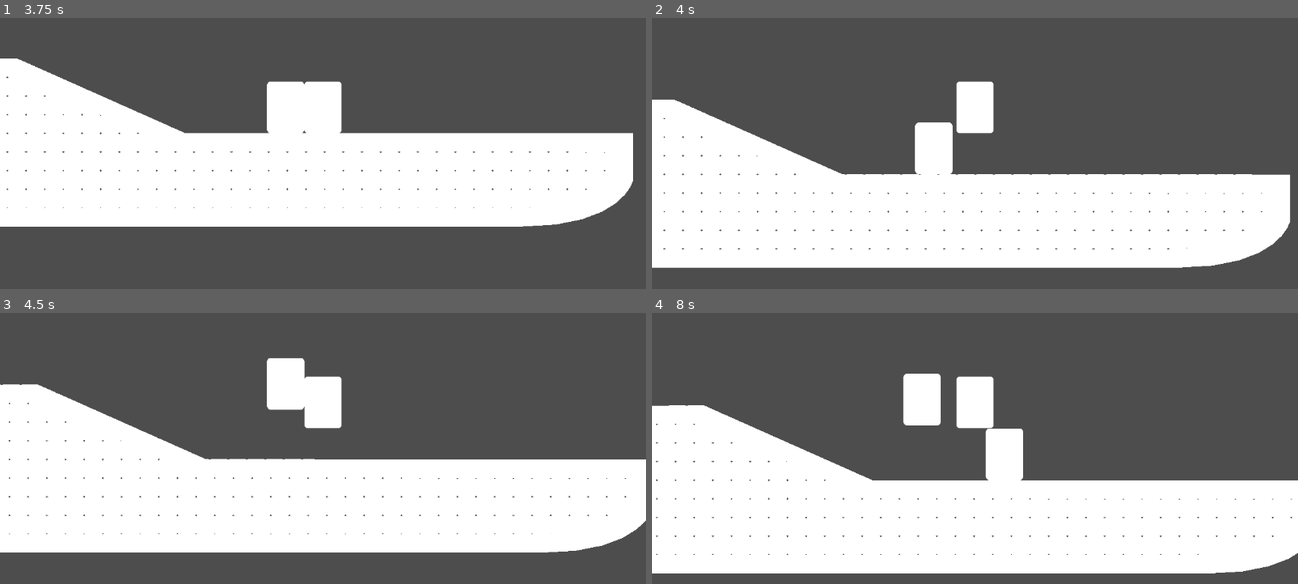
Above: before the commit, frames 1-4 (two rows, left to right).
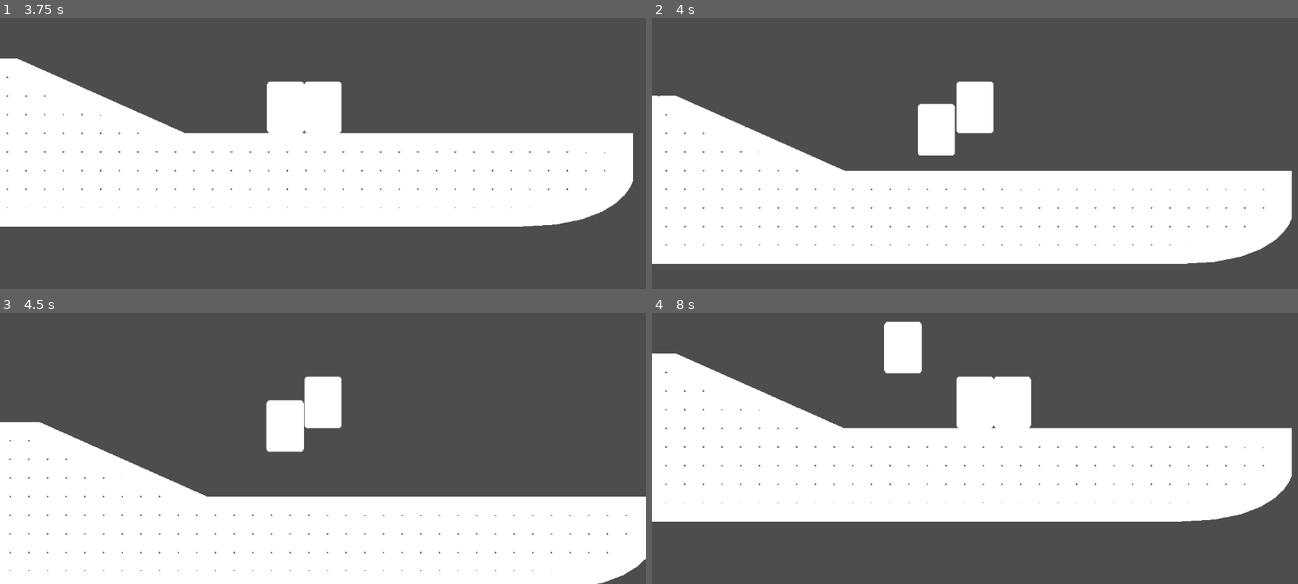
Above: after the commit, the same moments.

Repository: yourname3/jf-s25
Game: Godot game, scene res://level/level.tscn
The game is run twice, just before and just after one commit, with the same random seed, the same clock (stepped at 60 frames per second) and the same inputs.
Inputs (mouse positions are in pixels of both pictures, inside the frame that each line leads up to):
- Up to frame 1 (3.75 s): tap Enter at 0.5 s; move the mouse to (290, 180) at 0.52 s; hold D (right) 0.53-1.25 s; tap Z (clone) at 0.6, 2.3 s; click (290, 180) at 0.67 s; tap Space (jump) at 0.77 s; drag from (516, 161) to (290, 180) at 1.27 s; move the mouse to (129, 53) at 2.02 s; hold A (left) 2.03-2.75 s; hold Alt 2.03-2.75 s; drag from (355, 107) to (129, 53) at 2.77 s; move the mouse to (outside the picture) at 3.52 s; hold A (left) from 3.53 s (still down); hold Ctrl from 3.53 s (still down)
- Up to frame 2 (4 s): keep holding A (left); keep holding Ctrl; tap Space (jump) at 3.77 s; tap Z (clone) at 3.8 s
- Up to frame 3 (4.5 s): release A (left) at 4.25 s; release Ctrl at 4.25 s; drag from (465, 383) to (outside the picture) at 4.27 s
- Up to frame 4 (8 s): move the mouse to (845, 421) at 5.02 s; hold D (right) 5.03-5.75 s; tap Z (clone) at 5.1, 6.8 s; click (845, 421) at 5.17 s; drag from (1039, 321) to (845, 421) at 5.77 s; move the mouse to (942, 475) at 6.52 s; hold D (right) 6.53-7.25 s; hold Alt 6.53-7.25 s; tap Space (jump) at 6.77 s; drag from (1168, 456) to (942, 475) at 7.27 s

Frame 1 is identical in both runs. In frame 2, 4.2% of the frame differs, in the area x 0-100%, y 28-93%; in frame 3, 28%; in frame 4, 40%, in the area x 0-100%, y 2-97%.

Commit message:
Useless retry effect

Diff:
--- a/level/level.tscn
+++ b/level/level.tscn
@@ -24,15 +24,28 @@
 point_out = Vector2(0, 0)
 properties = SubResource("Resource_s1aav")
 
+[sub_resource type="Resource" id="Resource_cw150"]
+script = ExtResource("3_6gtgk")
+texture_idx = 0
+flip = false
+width = 1.0
+
+[sub_resource type="Resource" id="Resource_sui6v"]
+script = ExtResource("4_cw150")
+position = Vector2(896, 512)
+point_in = Vector2(0, 0)
+point_out = Vector2(0, 0)
+properties = SubResource("Resource_cw150")
+
 [sub_resource type="Resource" id="Resource_xii2b"]
 script = ExtResource("3_6gtgk")
 texture_idx = 0
 flip = false
 width = 1.0
 
-[sub_resource type="Resource" id="Resource_sui6v"]
-script = ExtResource("4_cw150")
-position = Vector2(896, 512)
+[sub_resource type="Resource" id="Resource_kp5pi"]
+script = ExtResource("4_cw150")
+position = Vector2(2048, 1024)
 point_in = Vector2(0, 0)
 point_out = Vector2(0, 0)
 properties = SubResource("Resource_xii2b")
@@ -43,9 +56,9 @@
 flip = false
 width = 1.0
 
-[sub_resource type="Resource" id="Resource_kp5pi"]
-script = ExtResource("4_cw150")
-position = Vector2(2048, 1024)
+[sub_resource type="Resource" id="Resource_v4yay"]
+script = ExtResource("4_cw150")
+position = Vector2(5120, 1024)
 point_in = Vector2(0, 0)
 point_out = Vector2(0, 0)
 properties = SubResource("Resource_fm1jd")
@@ -56,27 +69,14 @@
 flip = false
 width = 1.0
 
-[sub_resource type="Resource" id="Resource_v4yay"]
-script = ExtResource("4_cw150")
-position = Vector2(5120, 1024)
+[sub_resource type="Resource" id="Resource_o0wo3"]
+script = ExtResource("4_cw150")
+position = Vector2(5120, 1344)
 point_in = Vector2(0, 0)
 point_out = Vector2(0, 0)
 properties = SubResource("Resource_m5ivw")
 
 [sub_resource type="Resource" id="Resource_tv7ir"]
-script = ExtResource("3_6gtgk")
-texture_idx = 0
-flip = false
-width = 1.0
-
-[sub_resource type="Resource" id="Resource_o0wo3"]
-script = ExtResource("4_cw150")
-position = Vector2(5120, 1344)
-point_in = Vector2(0, 0)
-point_out = Vector2(0, 0)
-properties = SubResource("Resource_tv7ir")
-
-[sub_resource type="Resource" id="Resource_b7y0n"]
 script = ExtResource("3_6gtgk")
 texture_idx = 0
 flip = false
@@ -87,20 +87,66 @@
 position = Vector2(4352, 1664)
 point_in = Vector2(704, 0)
 point_out = Vector2(-640, 0)
+properties = SubResource("Resource_tv7ir")
+
+[sub_resource type="Resource" id="Resource_xl7j7"]
+script = ExtResource("3_6gtgk")
+texture_idx = -5
+flip = false
+width = 1.0
+
+[sub_resource type="Resource" id="Resource_7cdnq"]
+script = ExtResource("4_cw150")
+position = Vector2(2048, 1664)
+point_in = Vector2(0, 0)
+point_out = Vector2(0, 0)
+properties = SubResource("Resource_xl7j7")
+
+[sub_resource type="Resource" id="Resource_b7y0n"]
+script = ExtResource("3_6gtgk")
+texture_idx = 0
+flip = false
+width = 1.0
+
+[sub_resource type="Resource" id="Resource_xdahv"]
+script = ExtResource("4_cw150")
+position = Vector2(-192, 1664)
+point_in = Vector2(0, 0)
+point_out = Vector2(0, 0)
 properties = SubResource("Resource_b7y0n")
 
-[sub_resource type="Resource" id="Resource_xl7j7"]
-script = ExtResource("3_6gtgk")
-texture_idx = -5
-flip = false
-width = 1.0
-
-[sub_resource type="Resource" id="Resource_7cdnq"]
-script = ExtResource("4_cw150")
-position = Vector2(2048, 1664)
-point_in = Vector2(0, 0)
-point_out = Vector2(0, 0)
-properties = SubResource("Resource_xl7j7")
+[sub_resource type="Resource" id="Resource_kdsbj"]
+script = ExtResource("3_6gtgk")
+texture_idx = 0
+flip = false
+width = 1.0
+
+[sub_resource type="Resource" id="Resource_ifo17"]
+script = ExtResource("4_cw150")
+position = Vector2(-768, 1664)
+point_in = Vector2(0, 0)
+point_out = Vector2(0, 0)
+properties = SubResource("Resource_kdsbj")
+
+[sub_resource type="Resource" id="Resource_u1dsc"]
+script = ExtResource("4_cw150")
+position = Vector2(-128, 1024)
+point_in = Vector2(0, 0)
+point_out = Vector2(0, 0)
+properties = SubResource("Resource_s1aav")
+
+[sub_resource type="Resource" id="Resource_h74y2"]
+script = ExtResource("3_6gtgk")
+texture_idx = 0
+flip = false
+width = 1.0
+
+[sub_resource type="Resource" id="Resource_rhqlf"]
+script = ExtResource("4_cw150")
+position = Vector2(-768, 1024)
+point_in = Vector2(0, 0)
+point_out = Vector2(0, 0)
+properties = SubResource("Resource_h74y2")
 
 [sub_resource type="Resource" id="Resource_lsj08"]
 script = ExtResource("3_6gtgk")
@@ -108,58 +154,12 @@
 flip = false
 width = 1.0
 
-[sub_resource type="Resource" id="Resource_xdahv"]
-script = ExtResource("4_cw150")
-position = Vector2(-192, 1664)
+[sub_resource type="Resource" id="Resource_w5qvu"]
+script = ExtResource("4_cw150")
+position = Vector2(-128, 512)
 point_in = Vector2(0, 0)
 point_out = Vector2(0, 0)
 properties = SubResource("Resource_lsj08")
-
-[sub_resource type="Resource" id="Resource_qslh7"]
-script = ExtResource("3_6gtgk")
-texture_idx = 0
-flip = false
-width = 1.0
-
-[sub_resource type="Resource" id="Resource_ifo17"]
-script = ExtResource("4_cw150")
-position = Vector2(-768, 1664)
-point_in = Vector2(0, 0)
-point_out = Vector2(0, 0)
-properties = SubResource("Resource_qslh7")
-
-[sub_resource type="Resource" id="Resource_u1dsc"]
-script = ExtResource("4_cw150")
-position = Vector2(-128, 1024)
-point_in = Vector2(0, 0)
-point_out = Vector2(0, 0)
-properties = SubResource("Resource_s1aav")
-
-[sub_resource type="Resource" id="Resource_krw8e"]
-script = ExtResource("3_6gtgk")
-texture_idx = 0
-flip = false
-width = 1.0
-
-[sub_resource type="Resource" id="Resource_rhqlf"]
-script = ExtResource("4_cw150")
-position = Vector2(-768, 1024)
-point_in = Vector2(0, 0)
-point_out = Vector2(0, 0)
-properties = SubResource("Resource_krw8e")
-
-[sub_resource type="Resource" id="Resource_q4dhf"]
-script = ExtResource("3_6gtgk")
-texture_idx = 0
-flip = false
-width = 1.0
-
-[sub_resource type="Resource" id="Resource_w5qvu"]
-script = ExtResource("4_cw150")
-position = Vector2(-128, 512)
-point_in = Vector2(0, 0)
-point_out = Vector2(0, 0)
-properties = SubResource("Resource_q4dhf")
 
 [sub_resource type="Resource" id="Resource_8yb03"]
 script = ExtResource("5_xii2b")
--- a/player/player.gd
+++ b/player/player.gd
@@ -60,6 +60,36 @@
 	recording = []
 	add_sibling(clone)
 
+func _do_move_and_slide_override(delta: float, override: Vector2) -> void:
+	var prev_velocity := velocity
+	velocity = override
+	_do_move_and_slide(delta)
+	velocity = prev_velocity
+
+func _do_move_and_slide(delta: float) -> void:
+	var prev_position := position
+	var prev_velocity := velocity
+	var retries = 4
+	while retries > 0:
+		move_and_slide()
+		var do_retry := false
+		for i in range(0, get_slide_collision_count()):
+			var col := get_slide_collision(i)
+			var collider := col.get_collider()
+			if collider is Player:
+				if prev_velocity.y < 0:
+					print("retry: ", prev_velocity)
+					collider._do_move_and_slide_override(delta, prev_velocity)
+					#collider.move_and_collide(prev_velocity * delta)
+					do_retry = true
+		if not do_retry:
+			break
+		# Reset position velocity
+		position = prev_position
+		velocity = prev_velocity
+		retries -= 1
+
+
 func _physics_process(delta: float) -> void:
 	var encoded_inputs := get_inputs()
 	if mode == MODE_PLAYER:
@@ -110,7 +140,8 @@
 		velocity.y = -JUMP_SPEED
 
 	# floor_max_angle = deg_to_rad(15)
-	move_and_slide()
+	# move_and_slide()
+	_do_move_and_slide(delta)
 
 	if velocity.y > 0:
 		# Disable jumps if we ever lose our Y velocity.
